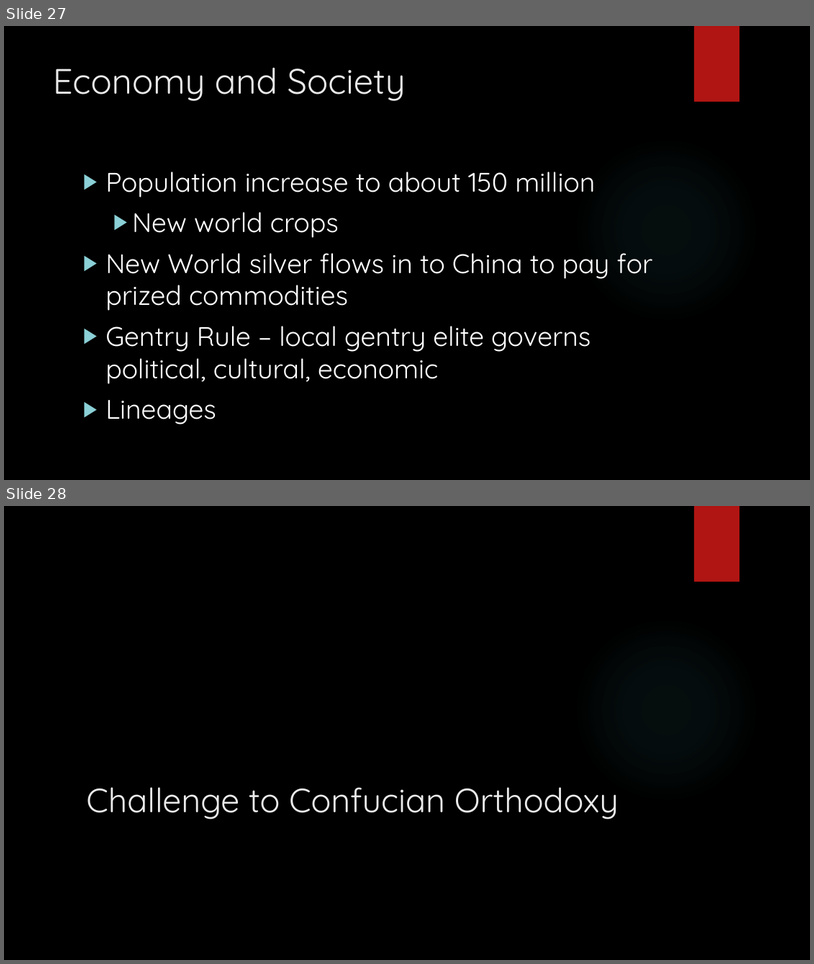
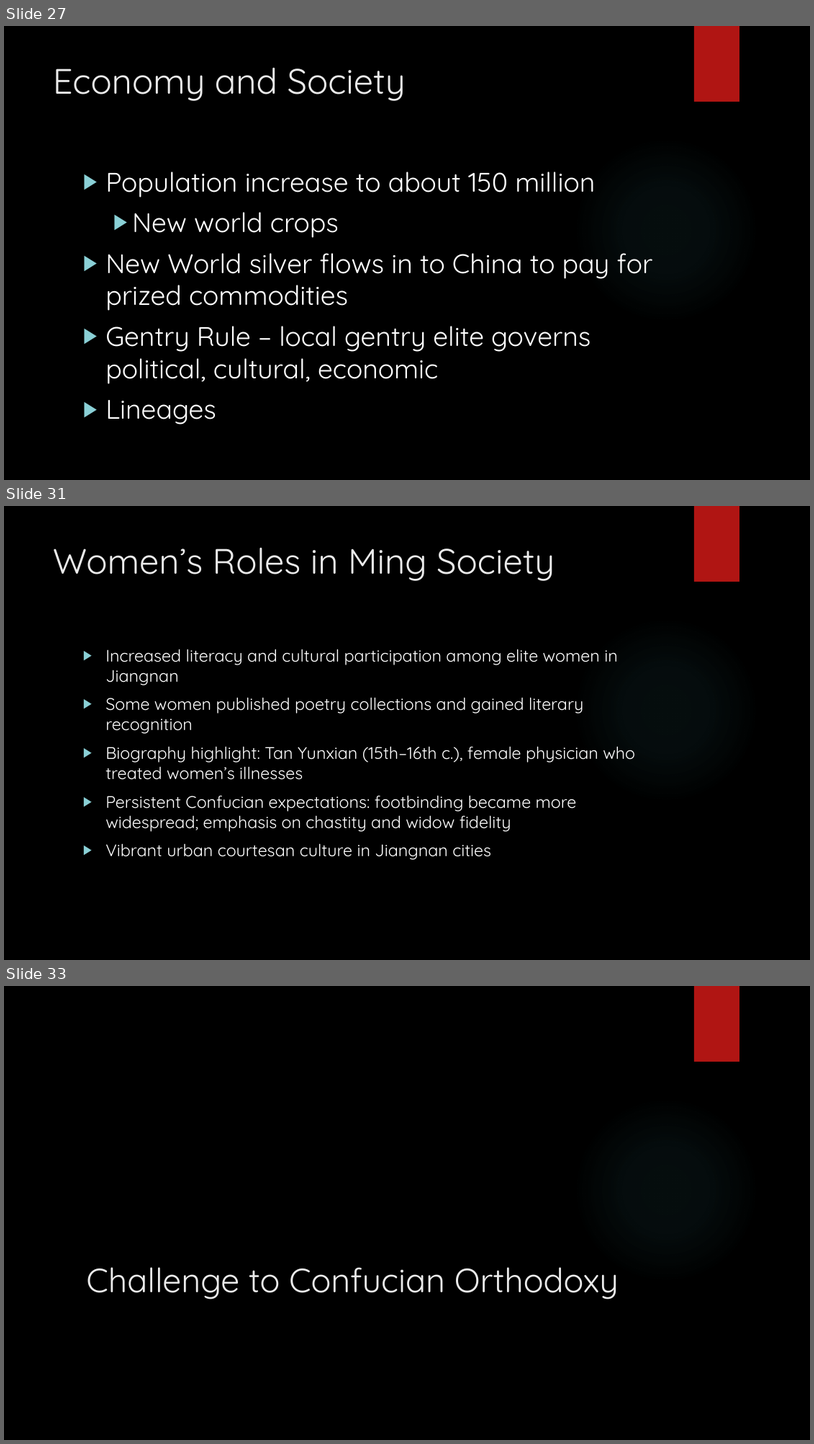
Before and after one commit to YugenPhotog/rcchistory, a slide deck: public/the_lyceum/chinese-history/powerpoints/14 The Ming Empire in China.pptx. Shown one above the other, each under a label of ours: slides 27 and 28 before the commit, slides 27, 31 and 33 after it; the slides between them are not shown. The pictures are 814x964 and 814x1444 pixels, drawn with LibreOffice and Linux fonts; fonts in the diff are those of the drawing; background and template pictures are left out. Boxes give left, top, right and bottom in pixels: in the first picture for what was removed or moved away, otherwise in the second. Text is boxed around its words. In the diff, an @@ line names an element or a change of style, - is before the commit and + after.

Commit message:
ch 25 and  Ming Dynasty

```diff
--- a/public/the_lyceum/chinese-history/powerpoints/14 The Ming Empire in China.pptx
+++ b/public/the_lyceum/chinese-history/powerpoints/14 The Ming Empire in China.pptx
@@ slide 31 added at (4,506,810,960), background picture (left out); not listed: 2 template elements that a slide beside it also shows @@
@@ title added at (53,548,555,581), 42 pt, text #EBEBEB @@
+Women’s Roles in Ming Society
@@ text added at (106,649,635,860), 20 pt, text #FFFFFF @@
+▶ Increased literacy and cultural participation among elite women in Jiangnan
+▶ Some women published poetry collections and gained literary recognition
+▶ Biography highlight: Tan Yunxian (15th–16th c.), female physician who treated women’s illnesses
+▶ Persistent Confucian expectations: footbinding became more widespread; emphasis on chastity and widow fidelity
+▶ Vibrant urban courtesan culture in Jiangnan cities
@@ what was slide 28 is now slide 33 @@
```
Also in this commit, not shown: 4 other slides added, 4 other files.
